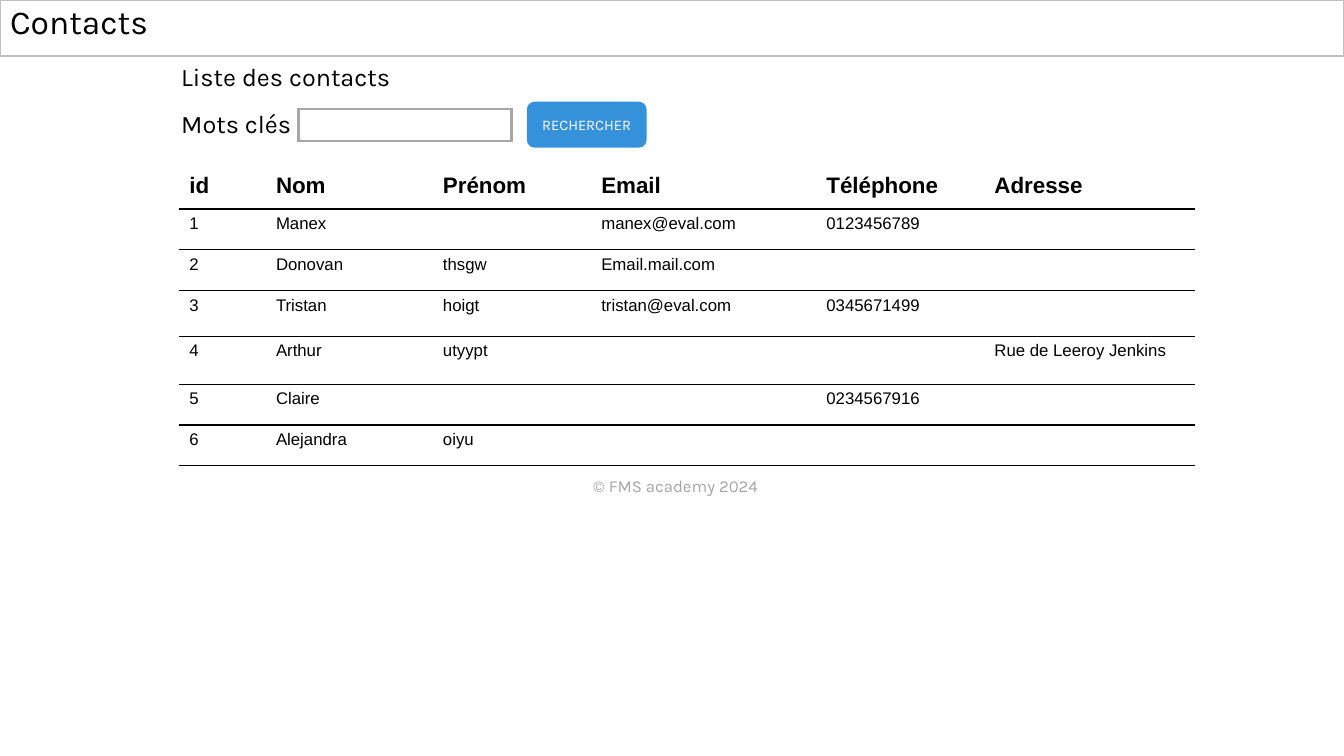
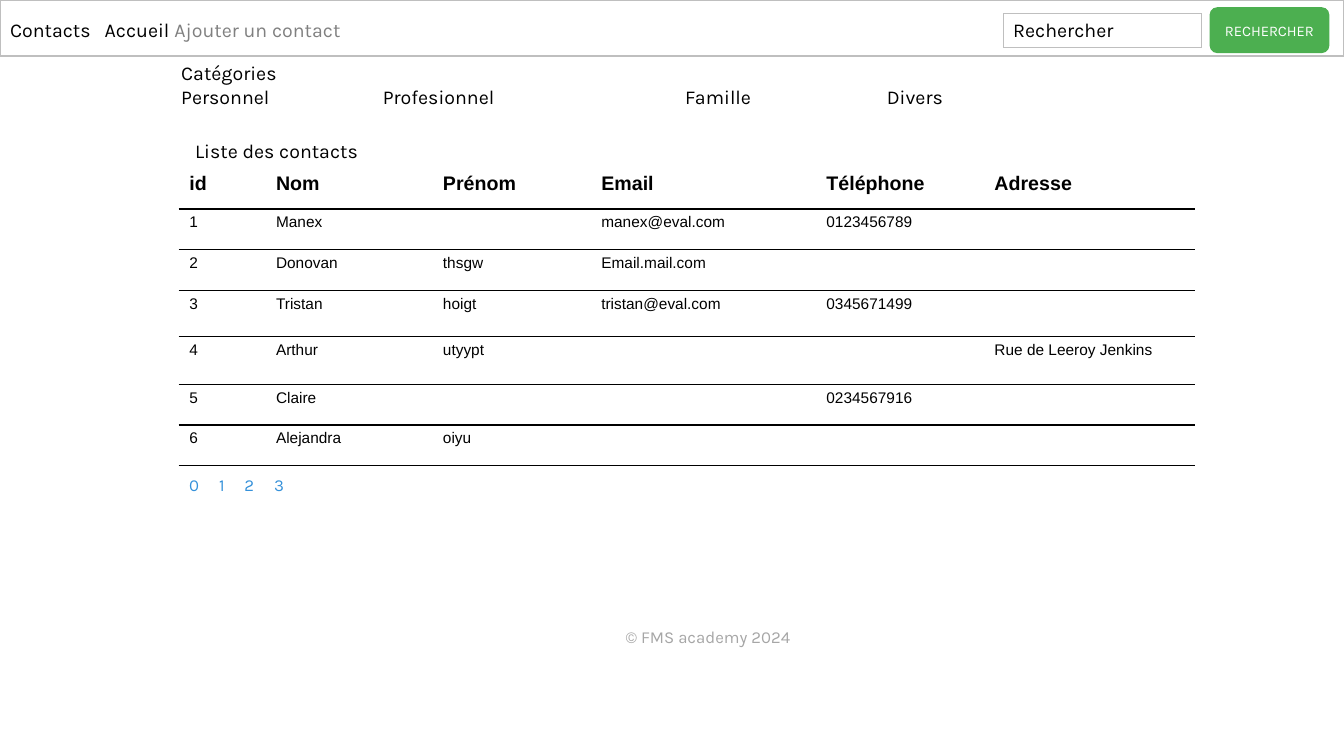
Before and after one commit to xAm64/Contacts, a slide deck: slide 1 of Maquette.pptx. Drawn at 1344x756 pixels with LibreOffice and Linux fonts; fonts in the diff are those of the drawing. Boxes give left, top, right and bottom in pixels: in the first picture for what was removed or moved away, otherwise in the second. Text is boxed around its words. In the diff, an @@ line names an element or a change of style, - is before the commit and + after.

Commit message:
Recherche OK

```diff
--- a/Maquette.pptx
+++ b/Maquette.pptx
@@ subtitle at box(10, 23, 340, 42): text changed; size 24 to 14 pt; text colour #000000 to #808080 @@
-Contacts
+Contacts Accueil Ajouter un contact
@@ rectangle added at box(1003, 13, 1202, 47), outline #BFBFBF 0.75 pt, 14 pt, text #000000 @@
+Rechercher
@@ rounded rectangle "RECHERCHER": place and size @@
-rounded rectangle "RECHERCHER" at box(527, 102, 647, 148)
+rounded rectangle "RECHERCHER" at box(1210, 7, 1330, 53)
@@ rounded rectangle "RECHERCHER" at box(1210, 7, 1330, 53): fill #3591DA to #4CAF50 @@
@@ text added at box(181, 65, 943, 105), 14 pt, text #000000 @@
+Catégories
+Personnel Profesionnel Famille Divers
@@ text at box(181, 114, 291, 134): paragraph removed @@
-Mots clés
@@ rectangle removed at box(298, 109, 511, 140) @@
@@ text "Liste des contacts": place and size @@
-text "Liste des contacts" at box(181, 68, 390, 134)
+text "Liste des contacts" at box(195, 144, 358, 159)
@@ text "Liste des contacts" at box(195, 144, 358, 159): size 18 to 14 pt @@
@@ table at box(179, 168, 1195, 466) @@
@@ size 16 to 14 pt in "id", "Nom", "Prénom", "Email" and 2 more places @@
@@ size 12 to 11 pt in "1", "Manex", "manex@eval.com", "0123456789" and 19 more places @@
@@ text added at box(189, 480, 284, 491), 12 pt, text #3591DA @@
+0 1 2 3
@@ text "© FMS academy 2024": place and size @@
-text "© FMS academy 2024" at box(609, 480, 758, 496)
+text "© FMS academy 2024" at box(641, 632, 790, 647)
```
Also in this commit, not shown: 8 other files.
